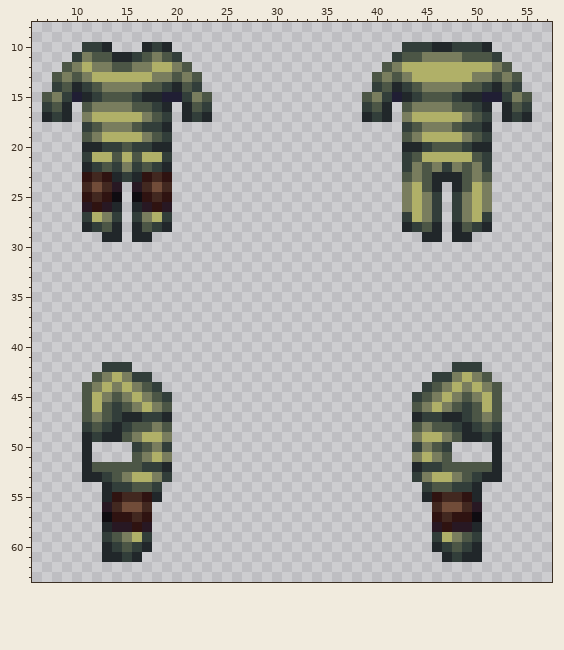
Edited in one commit: pixel-art sprite (Resources/Textures/_Spacious/Clothing/Uniforms/Scrubs/apothecary_scrubs.rsi/equipped-INNERCLOTHING.png). The first picture shows the starting point.
The file is 64x64 pixels. Shown: x 6..57, y 8..63.
Once edited:
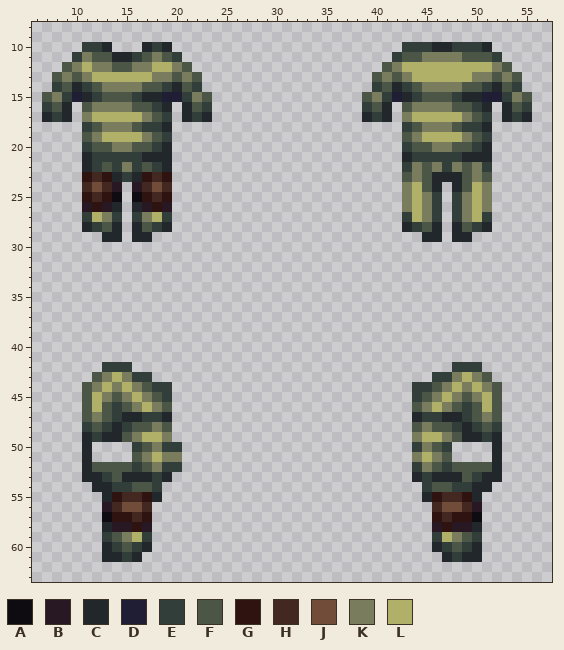
Palette (. is transparent): A #0f0c11  B #281823  C #21272a  D #201e34  E #323e3a  F #4c5646  G #2f1311  H #422820  J #714c39  K #797d5e  L #b0b068
Changes in this commit:
@@ x 6..57 @@
 19 .....FKLLLLKFE.......................FKLLLLKFE......
-20 .....CCEEFEECC.......................CCEFFFECC......
-21 .....ELLFLFLLE.......................EFLLLLLFE......
+20 .....EFFKKFFEC.......................EFFKKFFEC......
+21 .....CEEEEECCC.......................CEEEEECCC......
 22 .....CEFEKEFEC.......................EKFKEKFKE......
@@ x 17..46 @@
 43 E............................E
-44 FE..........................EF
+44 FEE........................EEF
 45 KFE........................EFK
@@ x 6..57 @@
 49 .....CECCFKLLK........................KLLKFCCEC.....
-50 .....C....EFKE........................EKFE....C.....
-51 .....C....FKLK........................KLKF....C.....
-52 .....CFFFFFEEC........................CEEFFFFFC.....
-53 .....CCEFKLLKE........................EKLLKFECC.....
-54 .......CEEFFE..........................EFFEEC.......
+50 .....C....EFKEE.......................EKFE....C.....
+51 .....C....FKLKK.......................KLKF....C.....
+52 .....CFFFFEFKEE.......................EKFEFFFFC.....
+53 .....CCEFCCCEC........................CECCCFECC.....
+54 ......CCEEFFE..........................EFFEECC......
 55 .......CGHHGC..........................CGHHGC.......
Boxes around the changes in both pictures, in picture pixels (x1, y1, x2, y2):
changed: (82, 142, 172, 162)
changed: (402, 142, 492, 162)
added: (162, 382, 172, 392)
added: (412, 382, 422, 392)
changed: (92, 442, 182, 492)
changed: (412, 462, 492, 492)
